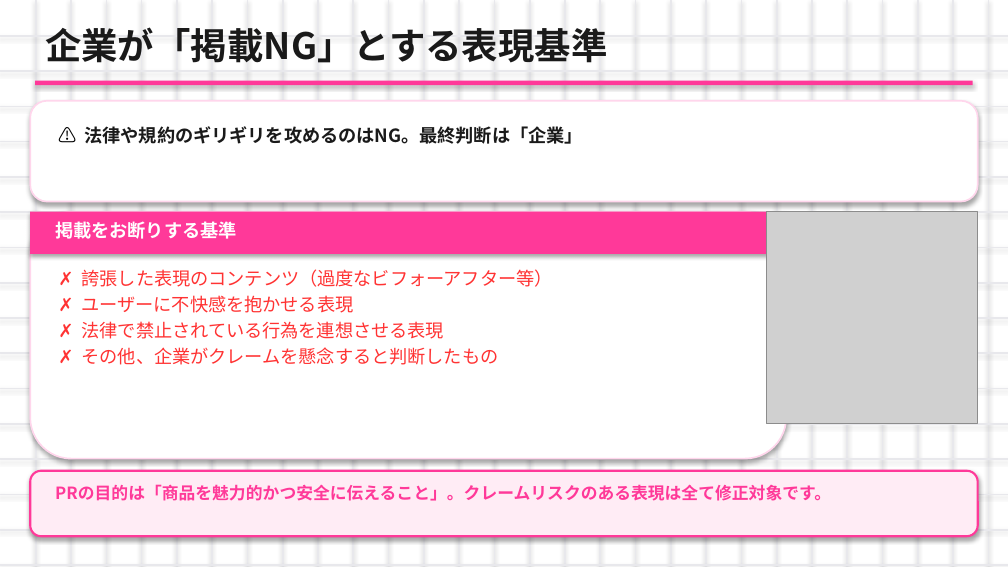
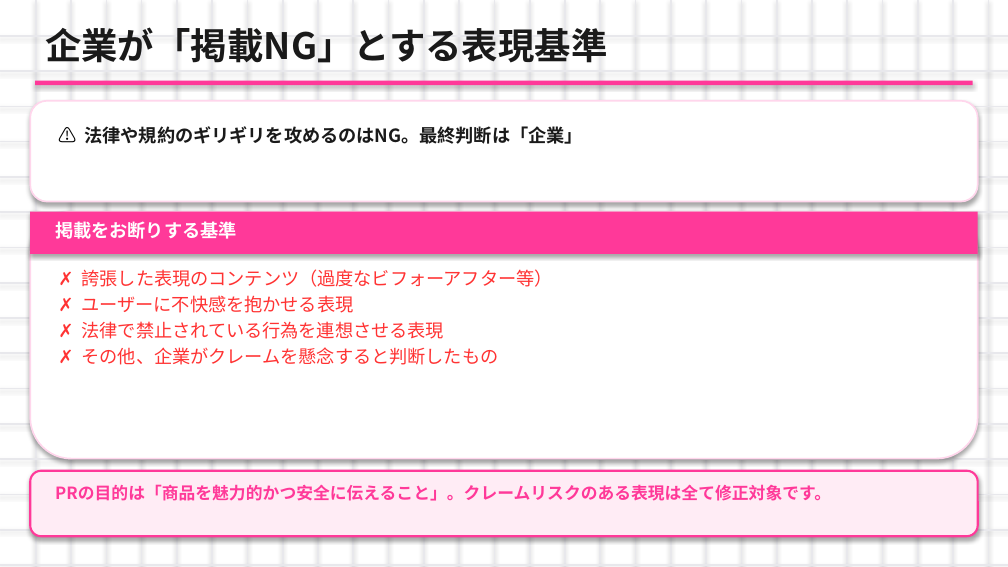
Before and after one commit to nagasawakai-eng/torihada-pptx-editor, a slide deck: slide 21 of TORIHADA_第2週_研修資料.pptx. Drawn at 1008x567 pixels with LibreOffice and Linux fonts; fonts in the diff are those of the drawing; grey boxes stand for pictures. Boxes give left, top, right and bottom in pixels: in the first picture for what was removed or moved away, otherwise in the second. Text is boxed around its words. In the diff, an @@ line names an element or a change of style, - is before the commit and + after.

```diff
--- a/TORIHADA_第2週_研修資料.pptx
+++ b/TORIHADA_第2週_研修資料.pptx
@@ rounded rectangle: place and size @@
-rounded rectangle at [30, 212, 786, 459]
+rounded rectangle at [30, 212, 978, 459]
@@ rectangle: place and size @@
-rectangle at [30, 212, 786, 254]
+rectangle at [30, 212, 978, 254]
@@ picture removed at [766, 212, 978, 423] @@
```
Also in this commit, not shown: 26 other slides changed, 27 other files.
